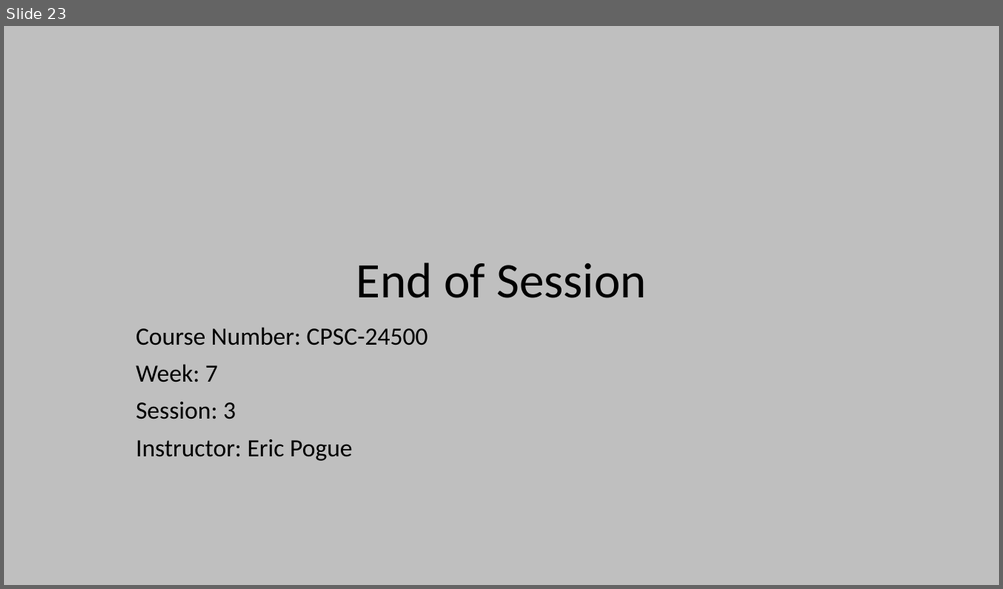
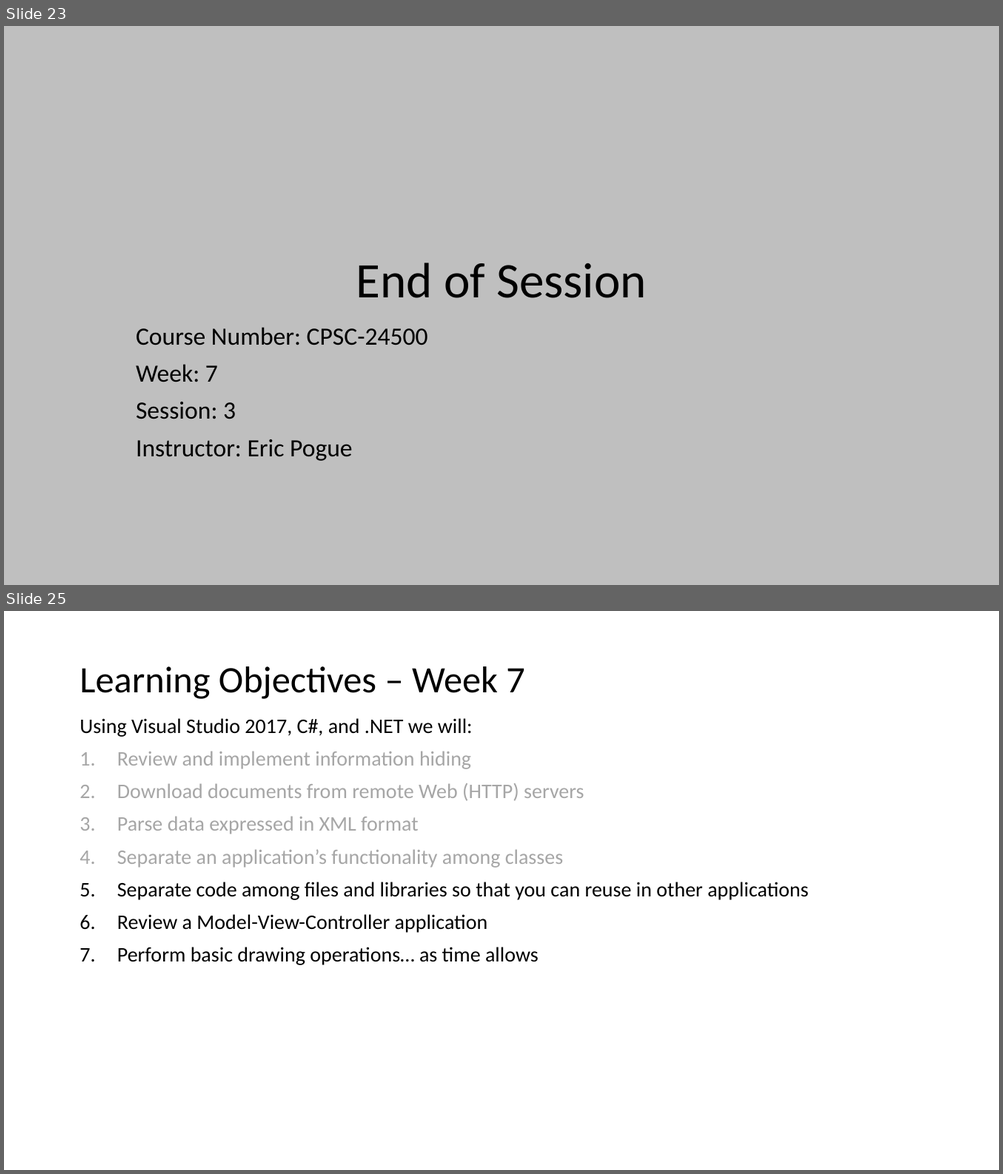
Before and after one commit to EricJPogue/www-epogue-info, a slide deck: CPSC-24500/Week07/2017SpringW07Slides.pptx. Shown one above the other, each under a label of ours: slide 23 before the commit, slides 23 and 25 after it; the slides between them are not shown. The pictures are 1003x589 and 1003x1174 pixels, drawn with LibreOffice and Linux fonts; fonts in the diff are those of the drawing. Boxes give left, top, right and bottom in pixels: in the first picture for what was removed or moved away, otherwise in the second. Text is boxed around its words. In the diff, an @@ line names an element or a change of style, - is before the commit and + after.

Commit message:
Update documents.

```diff
--- a/CPSC-24500/Week07/2017SpringW07Slides.pptx
+++ b/CPSC-24500/Week07/2017SpringW07Slides.pptx
@@ slide 25 added at box(4, 611, 999, 1170), background #FFFFFF @@
@@ title added at box(79, 667, 525, 699), 36 pt, text #000000 @@
+Learning Objectives – Week 7
@@ text added at box(79, 718, 808, 965), 20 pt, text #000000 @@
+Using Visual Studio 2017, C#, and .NET we will:
+1. Review and implement information hiding
+2. Download documents from remote Web (HTTP) servers
+3. Parse data expressed in XML format
+4. Separate an application’s functionality among classes
+5. Separate code among files and libraries so that you can reuse in other applications
+6. Review a Model-View-Controller application
+7. Perform basic drawing operations… as time allows
```
Also in this commit, not shown: 8 other slides added, 3 other files.
